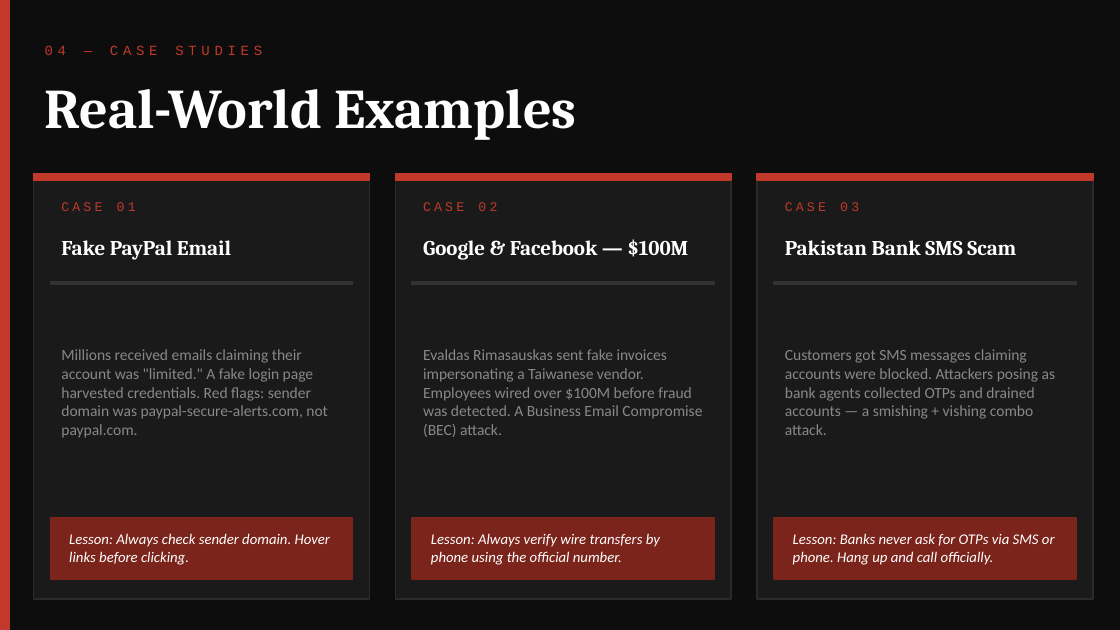
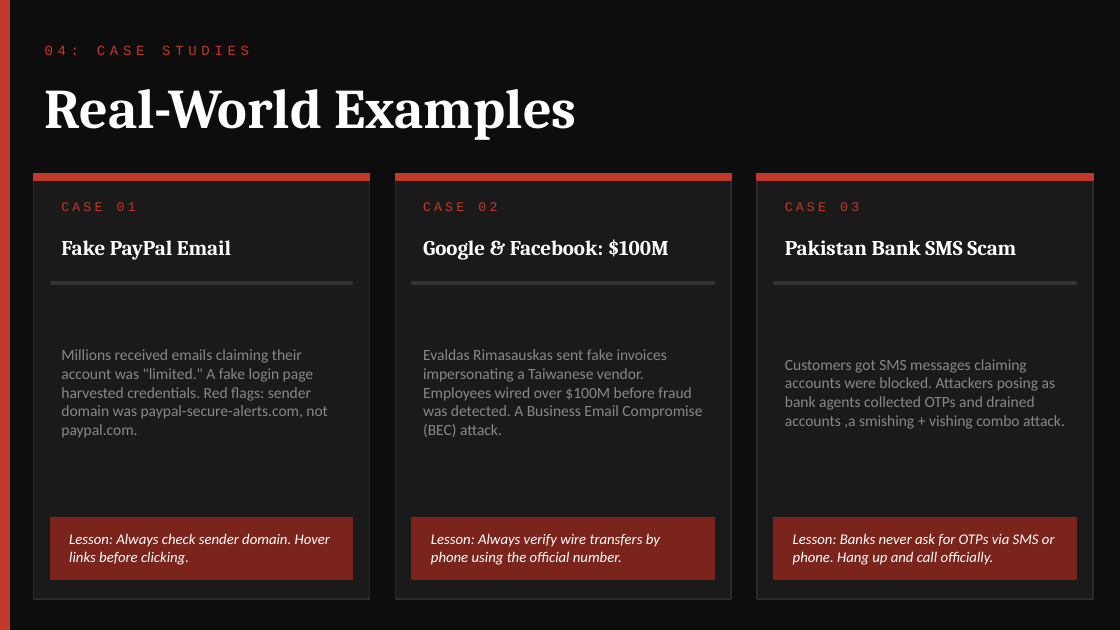
Before and after one commit to KashafNoor17/CodeAlpha_PhishingAwareness, a slide deck: slide 5 of PhishingAwareness.pptx. Drawn at 1120x630 pixels with LibreOffice and Linux fonts; fonts in the diff are those of the drawing. Boxes give left, top, right and bottom in pixels: in the first picture for what was removed or moved away, otherwise in the second. Text is boxed around its words. In the diff, an @@ line names an element or a change of style, - is before the commit and + after.

```diff
--- a/PhishingAwareness.pptx
+++ b/PhishingAwareness.pptx
@@ text at (45,45,249,55): text changed @@
-04 — CASE STUDIES
+04: CASE STUDIES
@@ text at (423,239,669,260): text changed @@
-Google & Facebook — $100M
+Google & Facebook: $100M
@@ text at (785,359,1065,429): text changed @@
-Customers got SMS messages claiming accounts were blocked. Attackers posing as bank agents collected OTPs and drained accounts — a smishing + vishing combo attack.
+Customers got SMS messages claiming accounts were blocked. Attackers posing as bank agents collected OTPs and drained accounts ,a smishing + vishing combo attack.
```
Also in this commit, not shown: 6 other slides changed.
